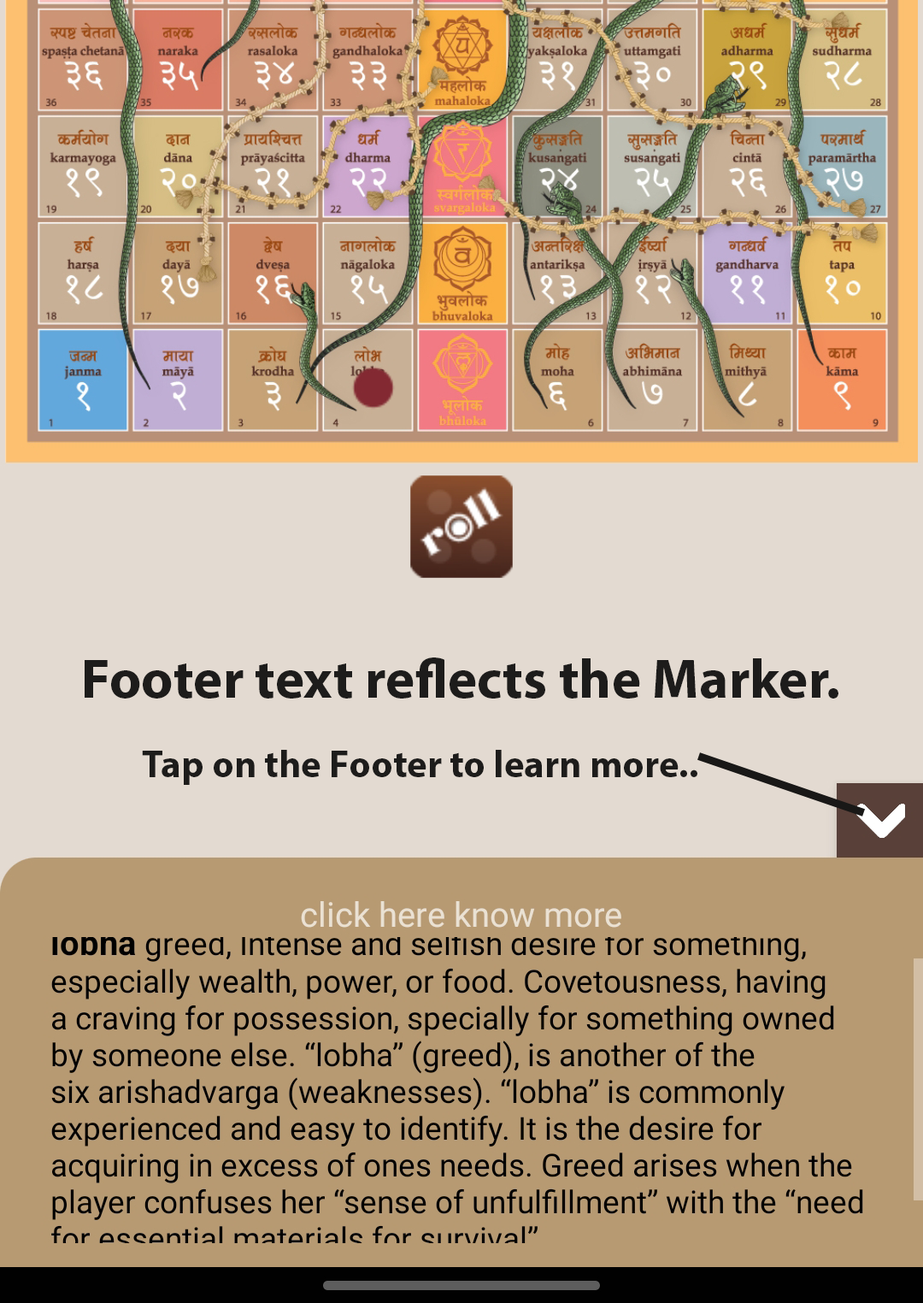
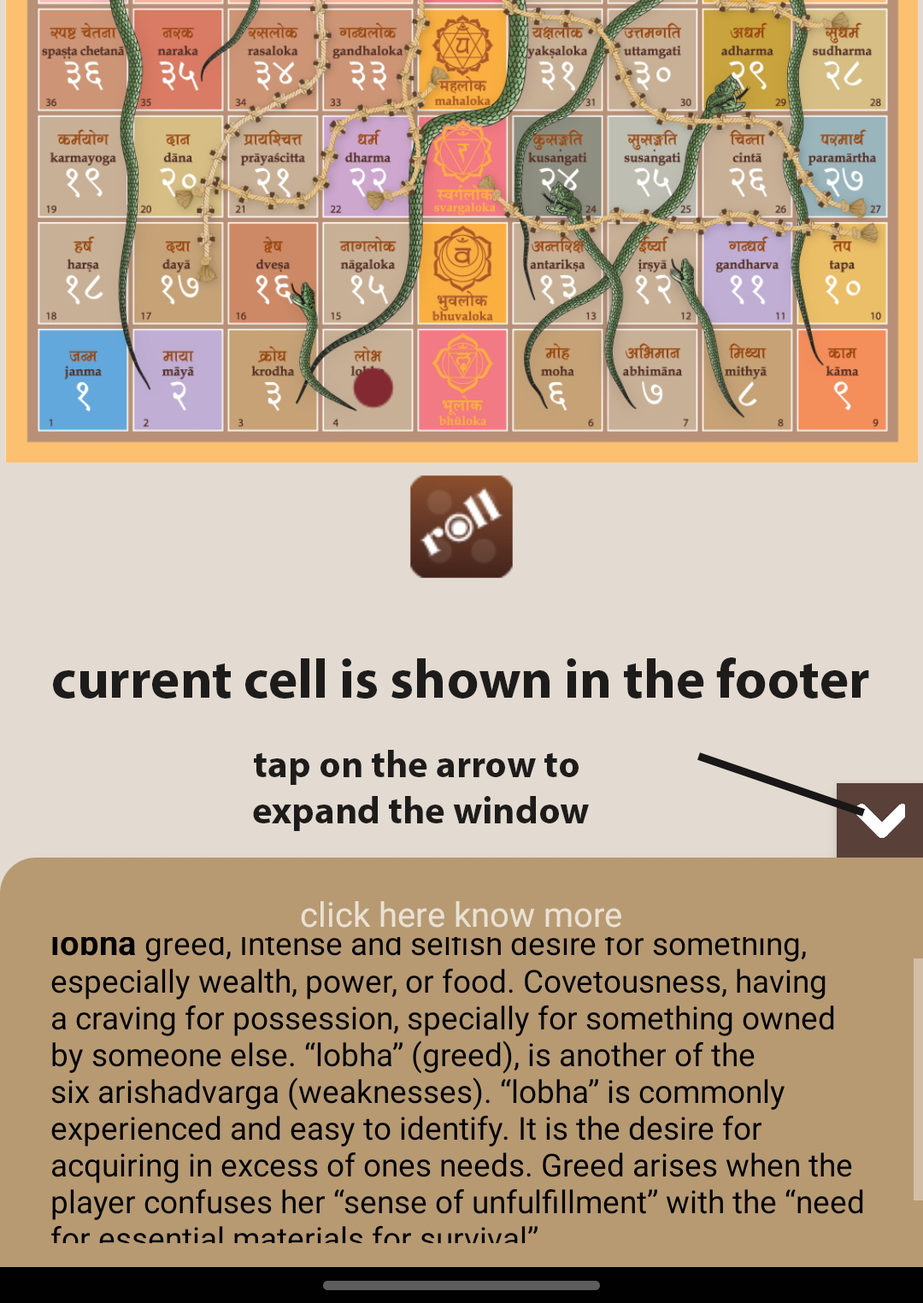
Revision of a layered 923 × 1303 image; what changed, layer by layer:
renamed "Tap on the Footer to learn more.." to "tap on the arrow to expand the window", painted on it over <box>141,749,698,832</box>
renamed "Footer text reflects the Marker." to "current cell is shown in the footer", painted on it over <box>53,657,870,699</box>
